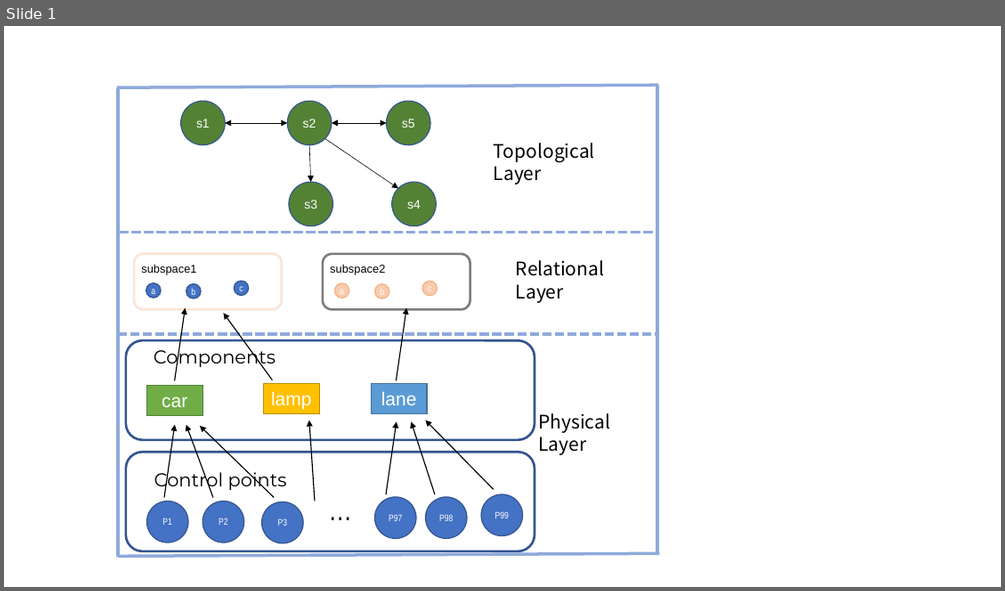
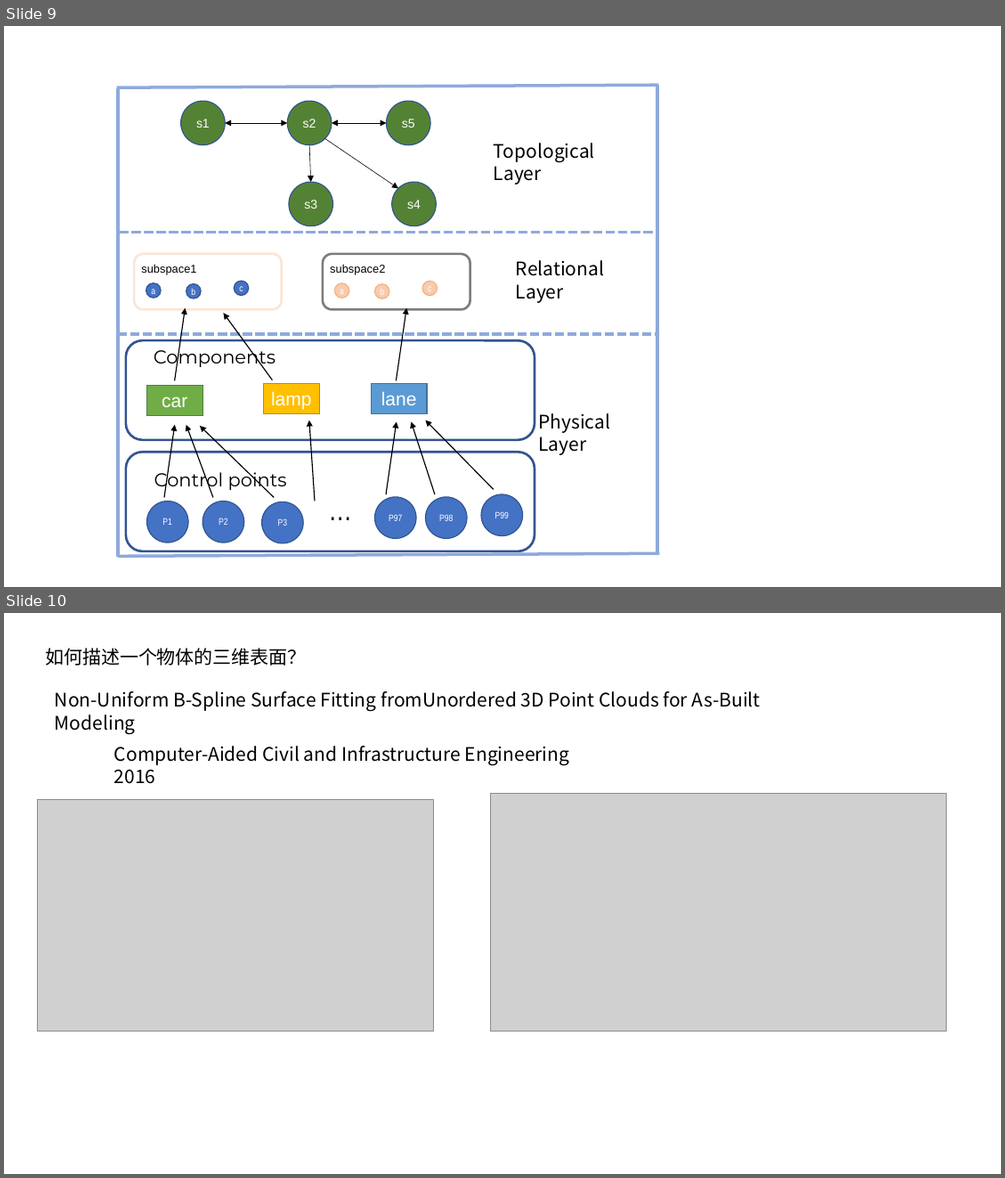
Before and after one commit to Kyrie11/hierarchicalMap, a slide deck: images.pptx. Shown one above the other, each under a label of ours: slide 1 before the commit, slides 9 and 10 after it. The pictures are 1005x591 and 1005x1178 pixels, drawn with LibreOffice and Linux fonts; fonts in the diff are those of the drawing; grey boxes stand for pictures. Boxes give left, top, right and bottom in pixels: in the first picture for what was removed or moved away, otherwise in the second. Text is boxed around its words. In the diff, an @@ line names an element or a change of style, - is before the commit and + after.

```diff
--- a/images.pptx
+++ b/images.pptx
@@ slide 10 added at (x1=4, y1=613, x2=1001, y2=1174), background #FFFFFF @@
@@ text added at (x1=45, y1=648, x2=307, y2=666), 18 pt, text #000000 @@
+如何描述一个物体的三维表面？
@@ text added at (x1=55, y1=691, x2=760, y2=712), 18 pt, text #000000 @@
+Non-Uniform B-Spline Surface Fitting fromUnordered 3D Point Clouds for As-Built Modeling
@@ text added at (x1=114, y1=746, x2=569, y2=784), 18 pt, text #000000 @@
+Computer-Aided Civil and Infrastructure Engineering 2016
@@ picture added at (x1=491, y1=793, x2=947, y2=1030) @@
@@ picture added at (x1=38, y1=800, x2=433, y2=1031) @@
@@ what was slide 1 is now slide 9 @@
```
Also in this commit, not shown: 1 slide changed, 16 other slides added, 2 other files.
